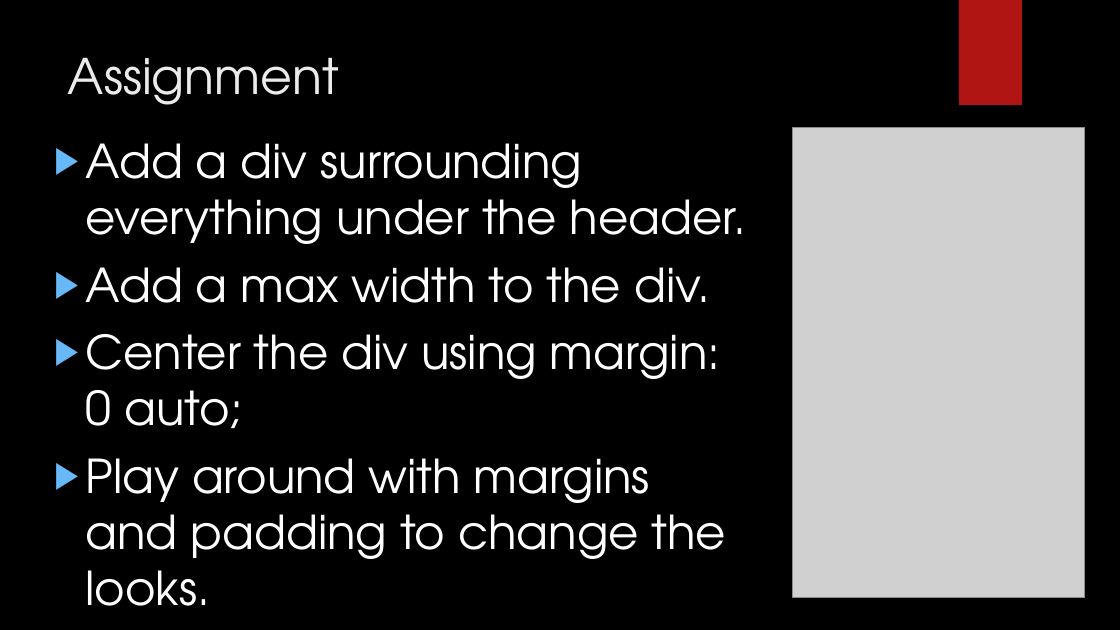
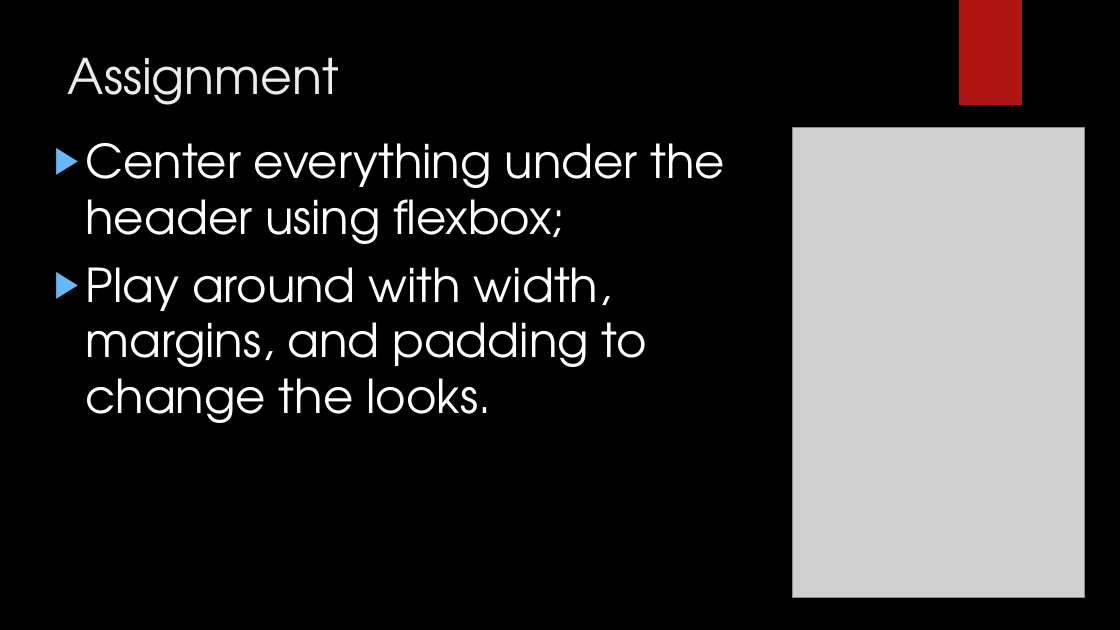
Before and after one commit to LogolsLLC/Logols-May2018, a slide deck: slide 27 of Slides/09_CSS_TrainingPlan.pptx (slide 28 before the commit). Drawn at 1120x630 pixels with LibreOffice and Linux fonts; fonts in the diff are those of the drawing; grey boxes stand for pictures; background and template pictures are left out. Boxes give left, top, right and bottom in pixels: in the first picture for what was removed or moved away, otherwise in the second. Text is boxed around its words. In the diff, an @@ line names an element or a change of style, - is before the commit and + after.

```diff
--- a/Slides/09_CSS_TrainingPlan.pptx
+++ b/Slides/09_CSS_TrainingPlan.pptx
@@ text at (86,143,726,423): text changed @@
-▶ Add a div surrounding everything under the header.
-▶ Add a max width to the div.
-▶ Center the div using margin: 0 auto;
-▶ Play around with margins and padding to change the looks.
+▶ Center everything under the header using flexbox;
+▶ Play around with width, margins, and padding to change the looks.
```
Also in this commit, not shown: 1 other slide changed, 1 slide added, 2 slides removed, 44 other files.
